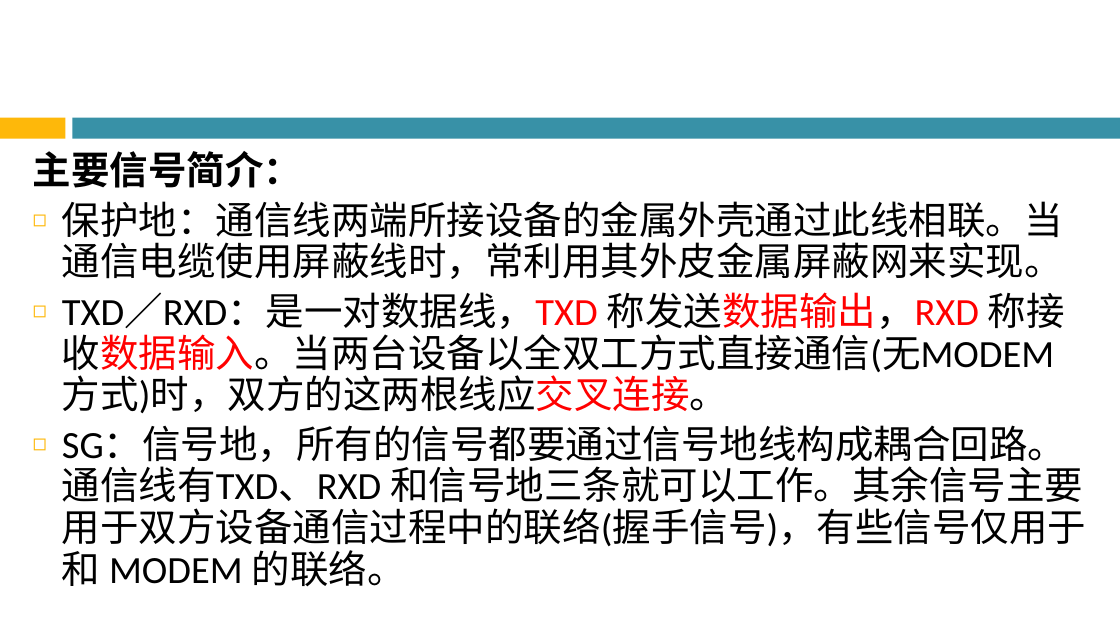
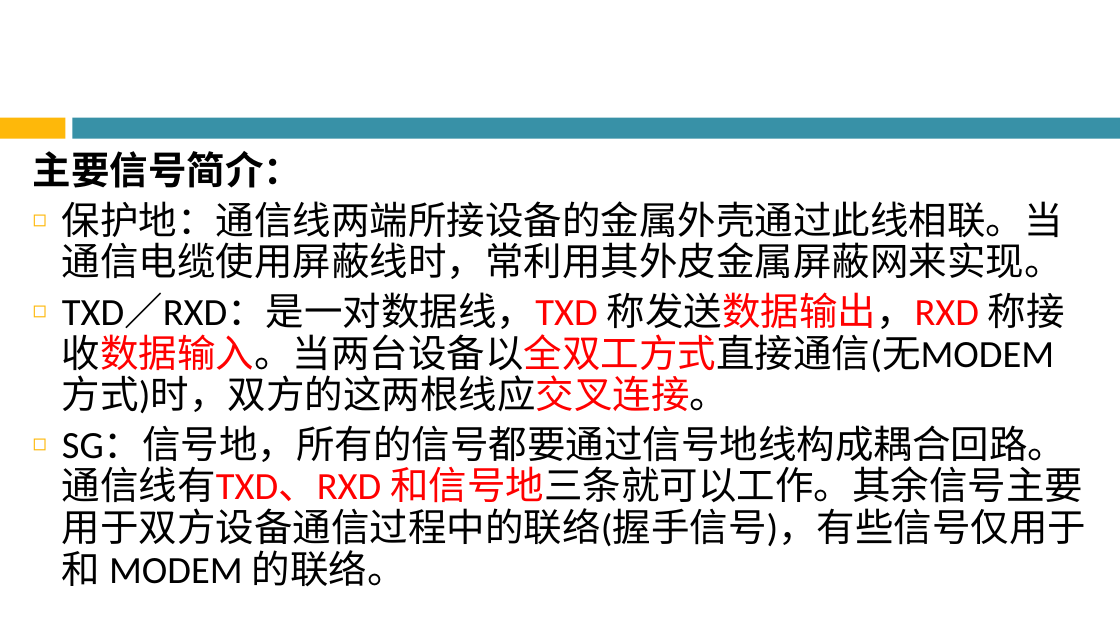
Before and after one commit to Chencao0928/ARM, a slide deck: slide 50 of 第5章嵌入式系统硬件技术基础/第5章嵌入式系统硬件技术基础.pptx. Drawn at 1120x630 pixels with LibreOffice and Linux fonts; fonts in the diff are those of the drawing; background and template pictures are left out. Boxes give left, top, right and bottom in pixels: in the first picture for what was removed or moved away, otherwise in the second. Text is boxed around its words. In the diff, an @@ line names an element or a change of style, - is before the commit and + after.

```diff
--- a/第5章嵌入式系统硬件技术基础/第5章嵌入式系统硬件技术基础.pptx
+++ b/第5章嵌入式系统硬件技术基础/第5章嵌入式系统硬件技术基础.pptx
@@ text at [62, 292, 1086, 587]: text colour #000000 to #FF0000 in "称接收数据输入。当两台设备以全双工方式直接通信(无MODEM", "SG：信号地，所有的信号都要通过信号地线构成耦合回路。通信线有TXD、RXD 和信号地三条就可以工作。其余信号主要用于双 ..." @@
```
Also in this commit, not shown: 11 other slides changed, 1 slide added.
